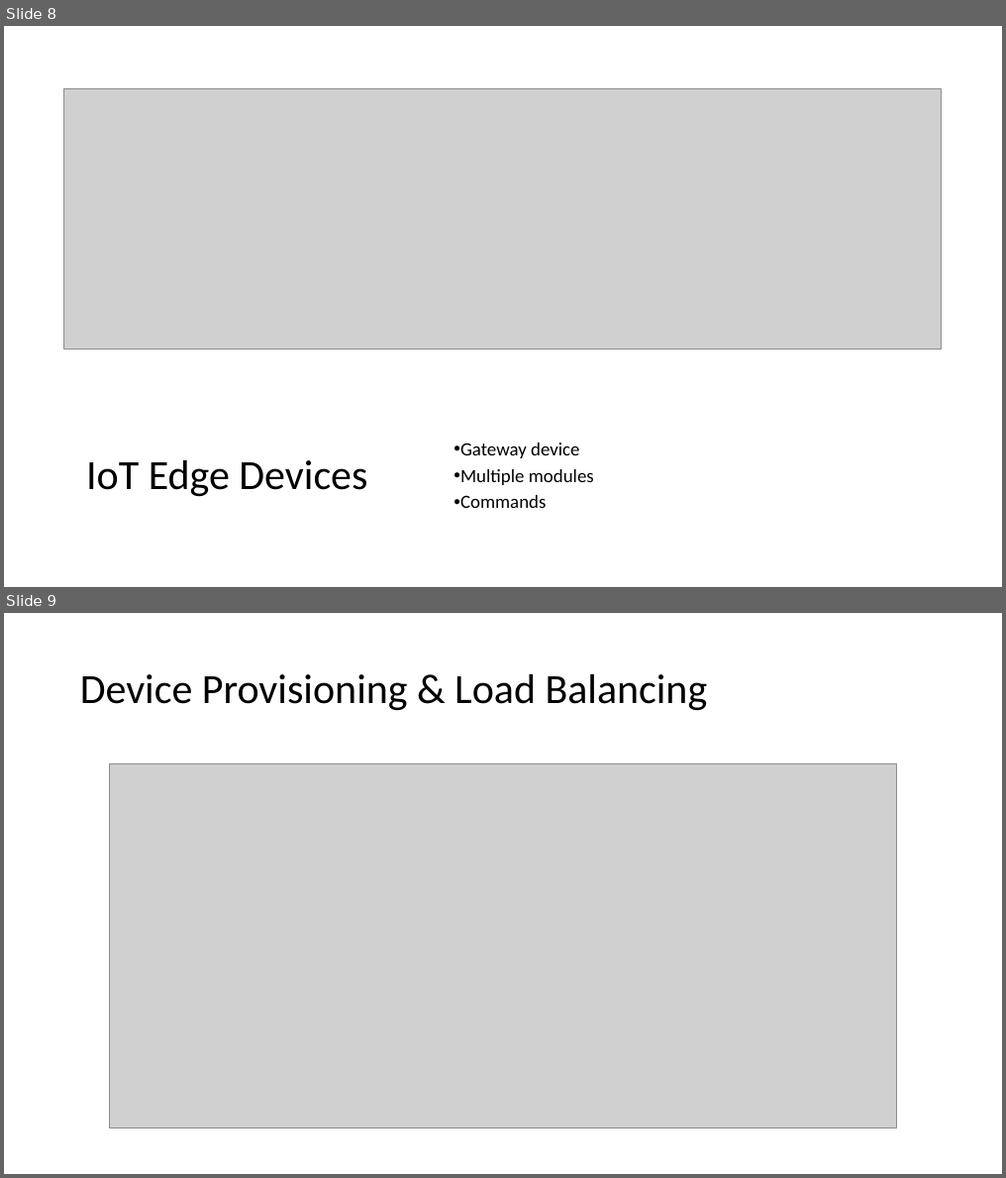
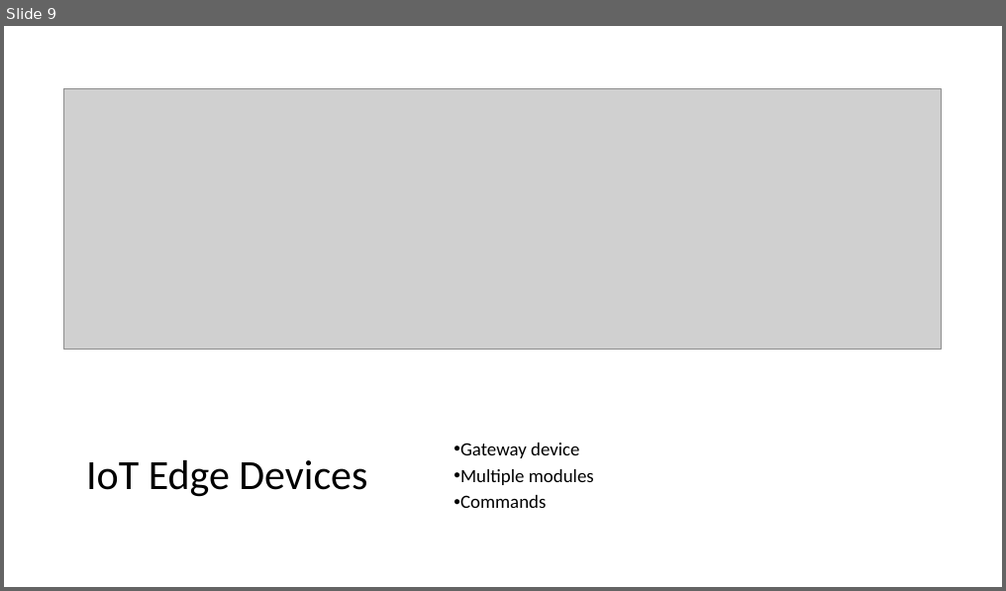
Before and after one commit to thomasgodon/DevCruiseTalk2023, a slide deck: .ppt/Azure Iot Central.pptx. Shown one above the other, each under a label of ours: slides 8 and 9 before the commit, slide 9 after it. The pictures are 1006x1178 and 1006x591 pixels, drawn with LibreOffice and Linux fonts; fonts in the diff are those of the drawing; grey boxes stand for pictures. Boxes give left, top, right and bottom in pixels: in the first picture for what was removed or moved away, otherwise in the second. Text is boxed around its words. In the diff, an @@ line names an element or a change of style, - is before the commit and + after.

```diff
--- a/.ppt/Azure Iot Central.pptx
+++ b/.ppt/Azure Iot Central.pptx
@@ slide 9 removed at (4, 613, 1002, 1174), background #FFFFFF @@
@@ title removed at (80, 674, 708, 711) @@
-Device Provisioning & Load Balancing
@@ picture removed at (109, 764, 896, 1129) @@
@@ what was slide 8 is now slide 9 @@
```
Also in this commit, not shown: 2 slides changed.
